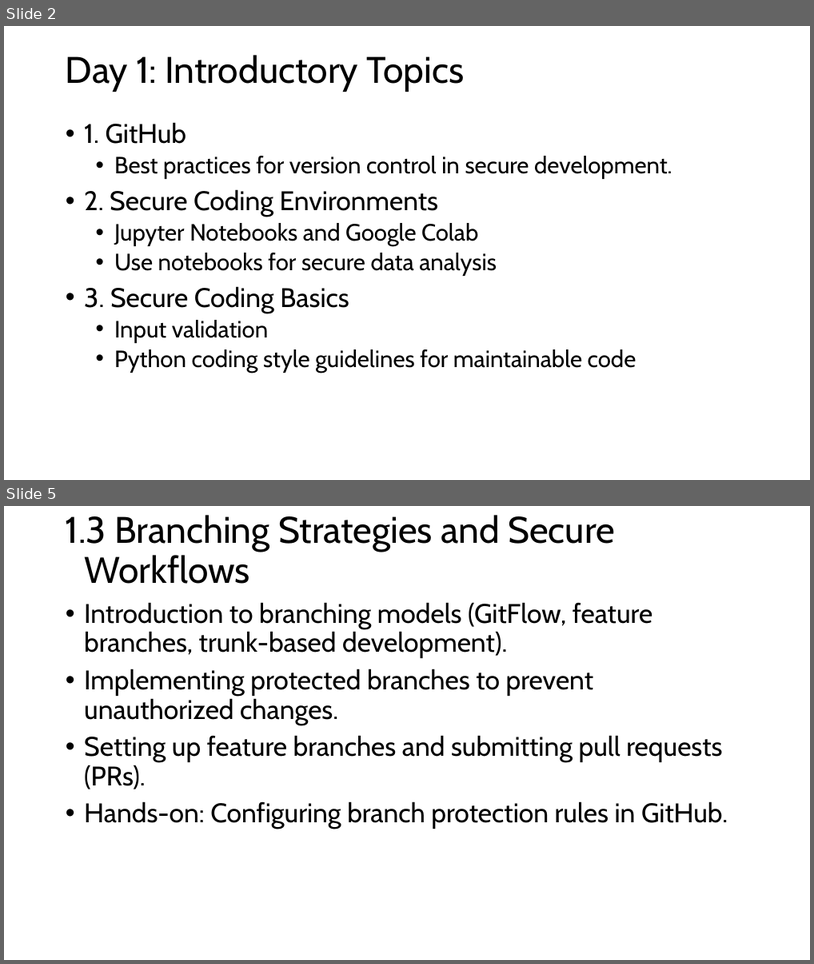
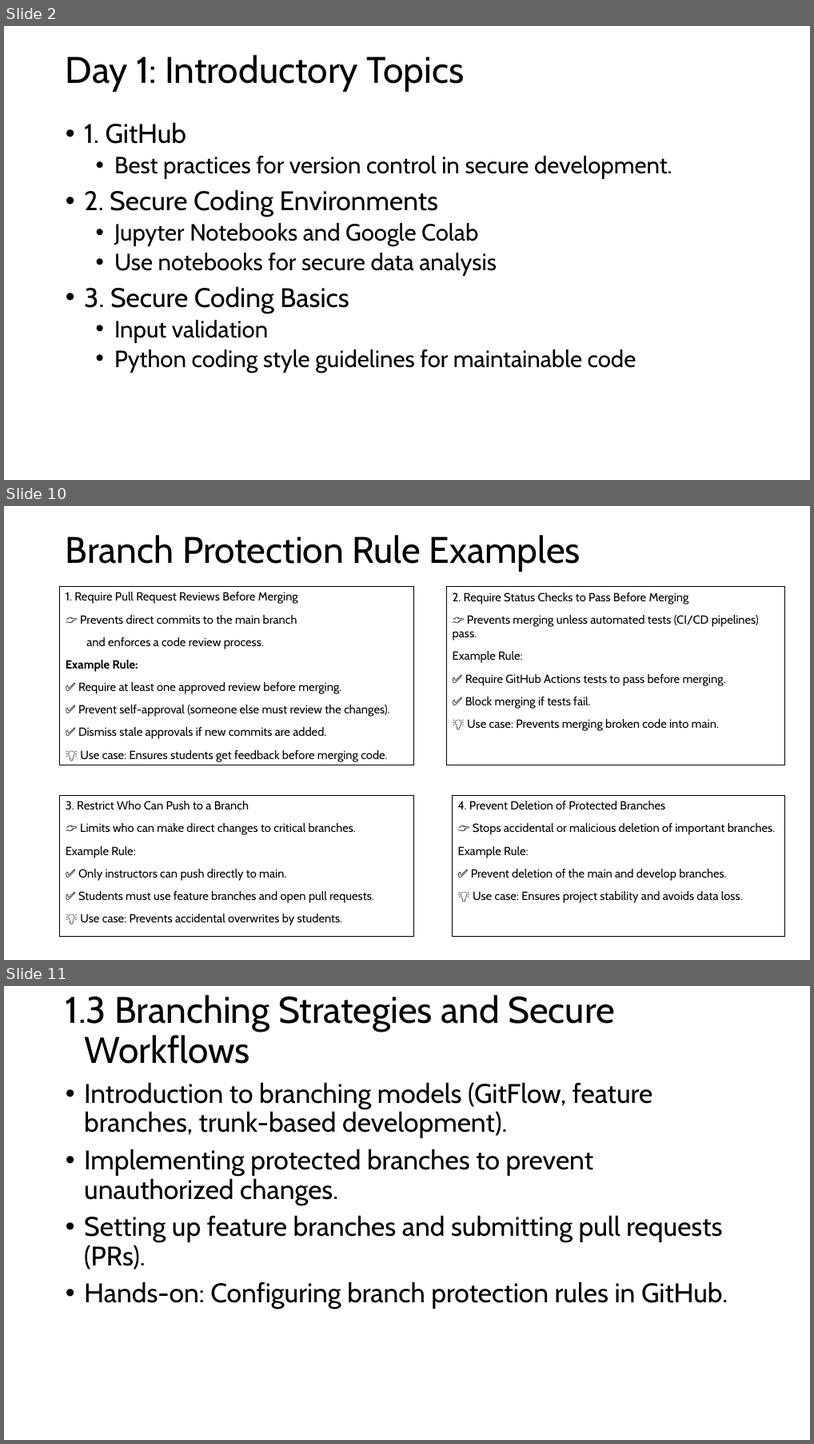
Before and after one commit to FSCJ-FacultyDev/SWC-Columbus-2025, a slide deck: Slides-Day1.pptx. Shown one above the other, each under a label of ours: slides 2 and 5 before the commit, slides 2, 10 and 11 after it; the slides between them are not shown. The pictures are 814x964 and 814x1444 pixels, drawn with LibreOffice and Linux fonts; fonts in the diff are those of the drawing. Boxes give left, top, right and bottom in pixels: in the first picture for what was removed or moved away, otherwise in the second. Text is boxed around its words. In the diff, an @@ line names an element or a change of style, - is before the commit and + after.

```diff
--- a/Slides-Day1.pptx
+++ b/Slides-Day1.pptx
@@ slide 10 added at (4, 506, 810, 960), background #FFFFFF @@
@@ title added at (66, 535, 581, 572), 44 pt, text #000000 @@
+Branch Protection Rule Examples
@@ text added at (60, 587, 414, 765), outline #000000 0.75 pt, 14 pt, text #000000 @@
+1. Require Pull Request Reviews Before Merging
+👉 Prevents direct commits to the main branch
+and enforces a code review process.
+Example Rule:
+✅ Require at least one approved review before merging.
+✅ Prevent self-approval (someone else must review the changes).
+✅ Dismiss stale approvals if new commits are added.
+💡 Use case: Ensures students get feedback before merging code.
@@ rectangle added at (447, 587, 786, 765), outline #000000 0.75 pt, 14 pt, text #000000 @@
+2. Require Status Checks to Pass Before Merging
+👉 Prevents merging unless automated tests (CI/CD pipelines) pass.
+Example Rule:
+✅ Require GitHub Actions tests to pass before merging.
+✅ Block merging if tests fail.
+💡 Use case: Prevents merging broken code into main.
@@ rectangle added at (60, 795, 414, 936), outline #000000 0.75 pt, 14 pt, text #000000 @@
+3. Restrict Who Can Push to a Branch
+👉 Limits who can make direct changes to critical branches.
+Example Rule:
+✅ Only instructors can push directly to main.
+✅ Students must use feature branches and open pull requests.
+💡 Use case: Prevents accidental overwrites by students.
@@ rectangle added at (452, 795, 786, 936), outline #000000 0.75 pt, 14 pt, text #000000 @@
+4. Prevent Deletion of Protected Branches
+👉 Stops accidental or malicious deletion of important branches.
+Example Rule:
+✅ Prevent deletion of the main and develop branches.
+💡 Use case: Ensures project stability and avoids data loss.
@@ what was slide 5 is now slide 11 @@
```
Also in this commit, not shown: 3 slides changed, 5 other slides added.
